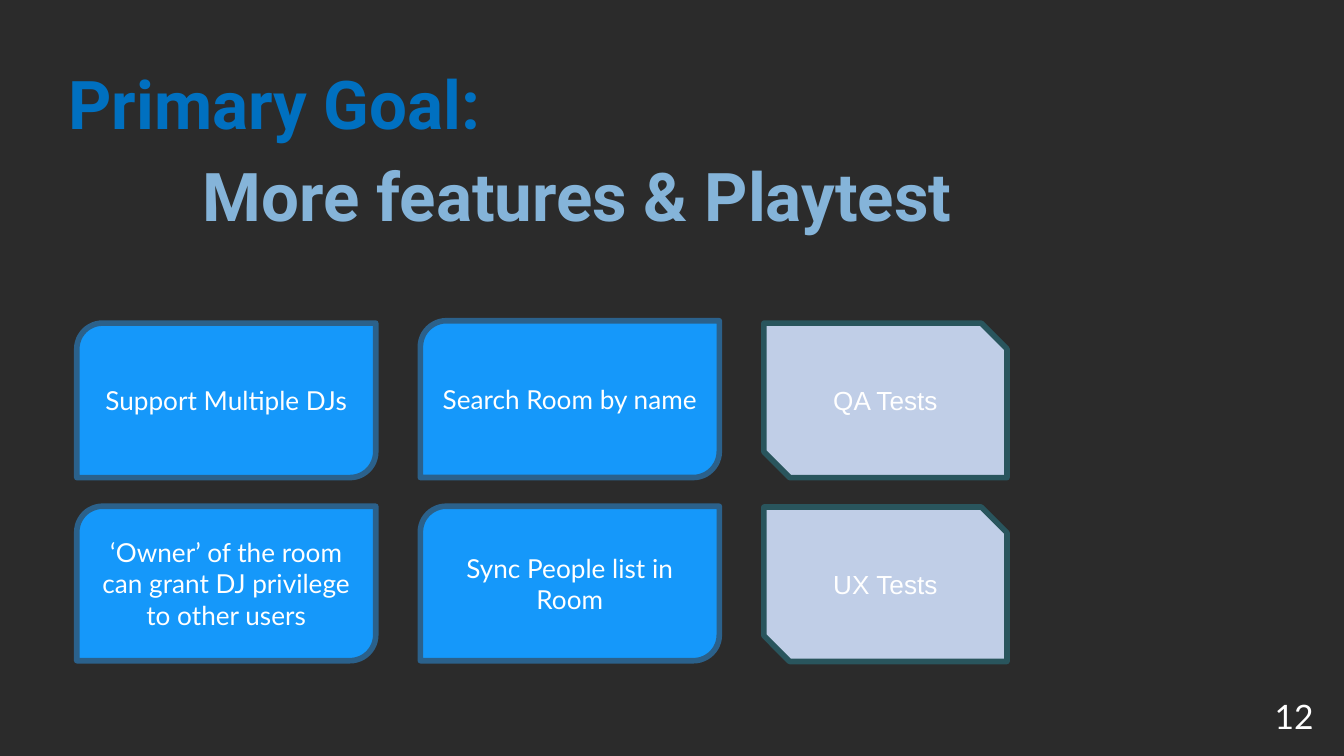
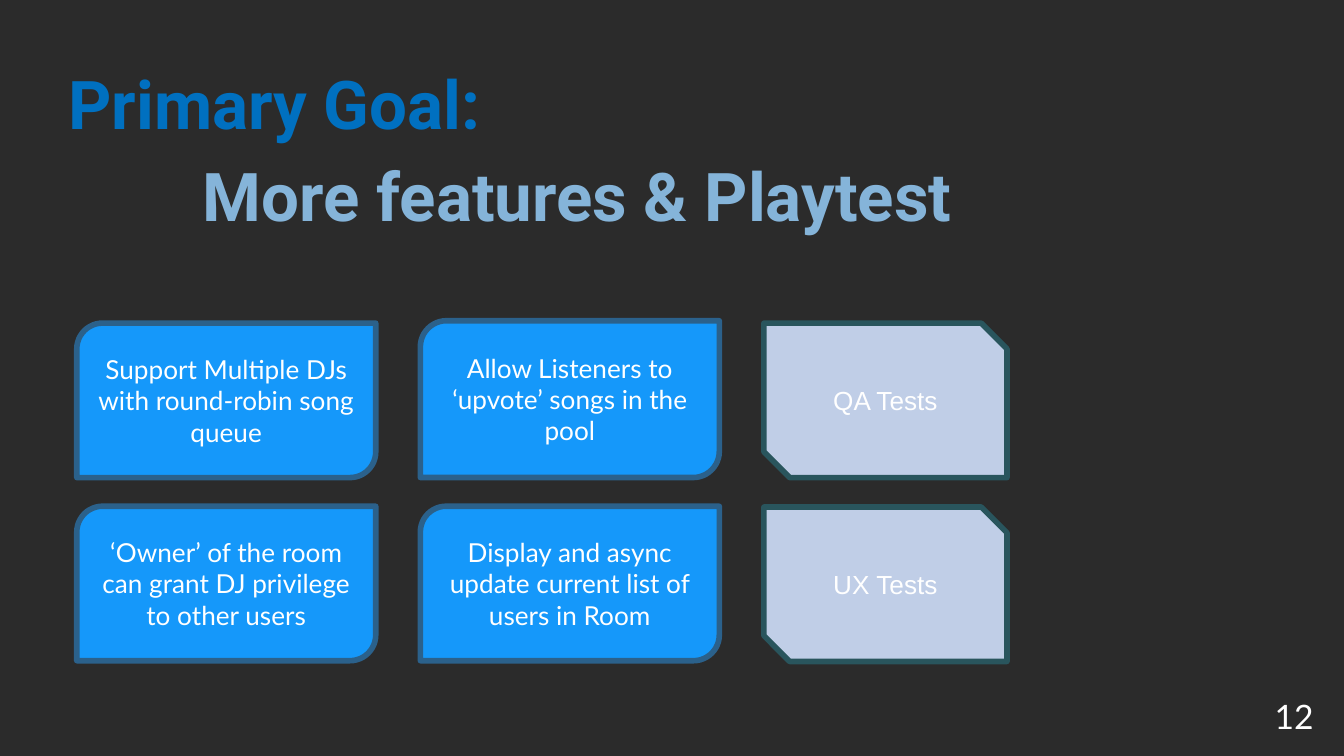
Before and after one commit to nkjack/17437-hot-pot-music-share, a slide deck: slide 12 of sprint-presentations/1119_WebApp_presentation.pptx. Drawn at 1344x756 pixels with LibreOffice and Linux fonts; fonts in the diff are those of the drawing; background and template pictures are left out; a plain dark background stands for a picture behind light text. Boxes give left, top, right and bottom in pixels: in the first picture for what was removed or moved away, otherwise in the second. Text is boxed around its words. In the diff, an @@ line names an element or a change of style, - is before the commit and + after.

Commit message:
Minor rewording and typo corrections :)

```diff
--- a/sprint-presentations/1119_WebApp_presentation.pptx
+++ b/sprint-presentations/1119_WebApp_presentation.pptx
@@ text in round diag rect at <box>98,359,353,446</box>: text changed @@
-Support Multiple DJs
+Support Multiple DJs with round-robin song queue
@@ text in round diag rect at <box>452,358,687,445</box>: text changed @@
-Search Room by name
+Allow Listeners to ‘upvote’ songs in the pool
@@ text in round diag rect at <box>450,542,690,626</box>: text changed @@
-Sync People list in Room
+Display and async update current list of users in Room
```
Also in this commit, not shown: 7 other slides changed.
